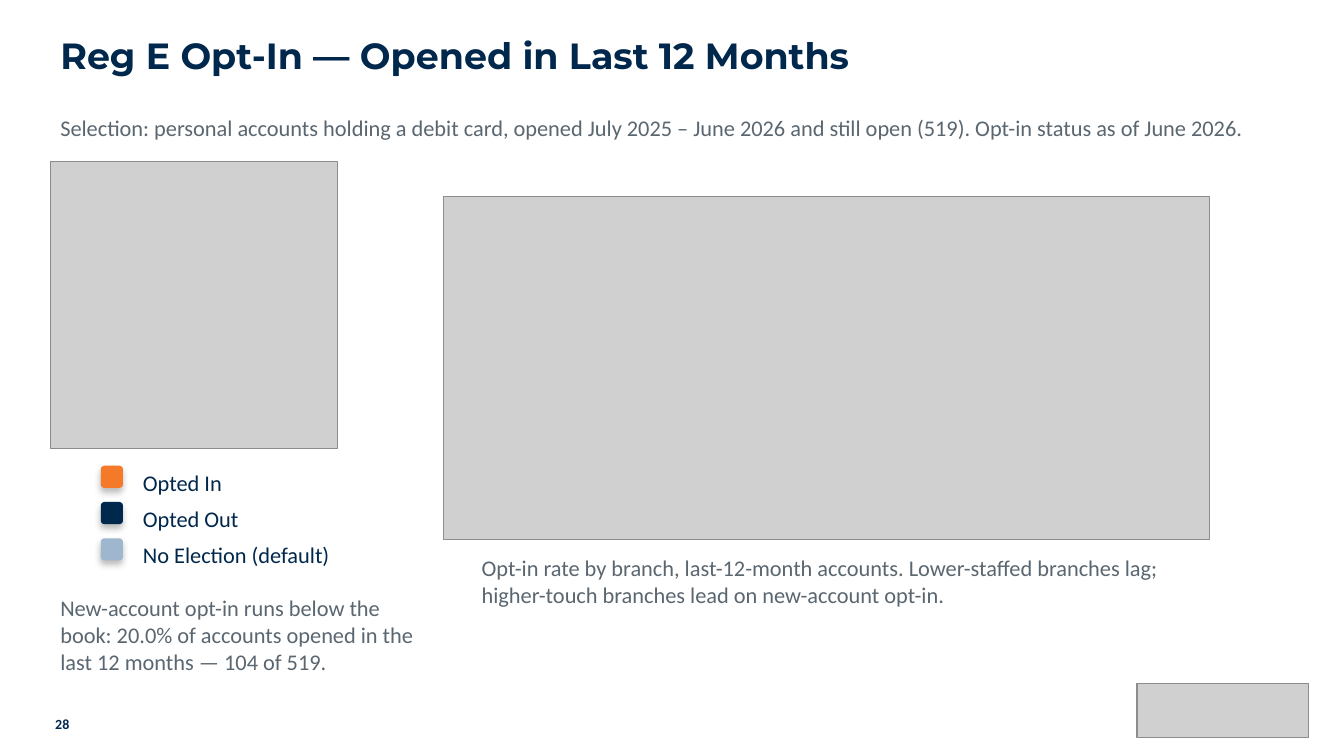
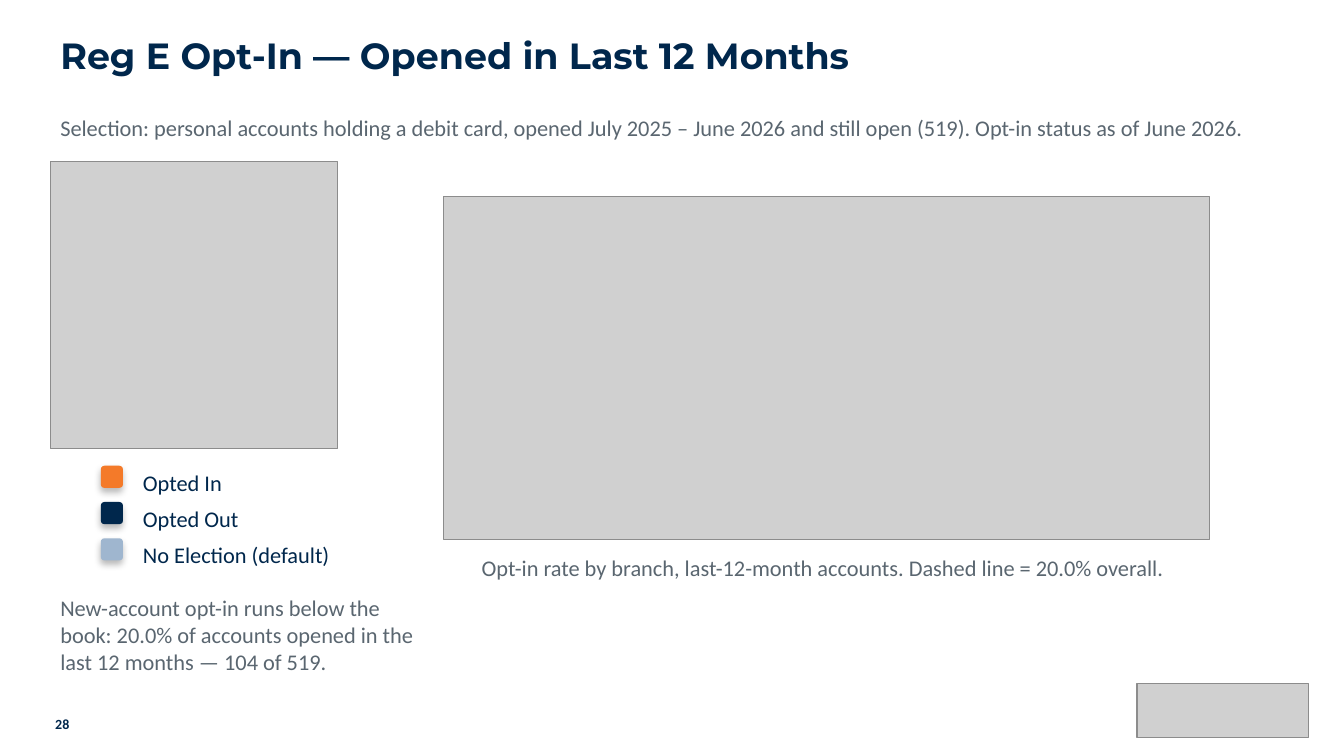
Before and after one commit to aburgard-csi/Velocity_Reporting, a slide deck: slide 28 of templates/ars_template.pptx. Drawn at 1344x756 pixels with LibreOffice and Linux fonts; fonts in the diff are those of the drawing; grey boxes stand for pictures. Boxes give left, top, right and bottom in pixels: in the first picture for what was removed or moved away, otherwise in the second. Text is boxed around its words. In the diff, an @@ line names an element or a change of style, - is before the commit and + after.

```diff
--- a/templates/ars_template.pptx
+++ b/templates/ars_template.pptx
@@ text at bbox=[482, 560, 1163, 580]: text changed @@
-Opt-in rate by branch, last-12-month accounts. Lower-staffed branches lag; higher-touch branches lead on new-account opt-in.
+Opt-in rate by branch, last-12-month accounts. Dashed line = 20.0% overall.
```
Also in this commit, not shown: 4 other files.
